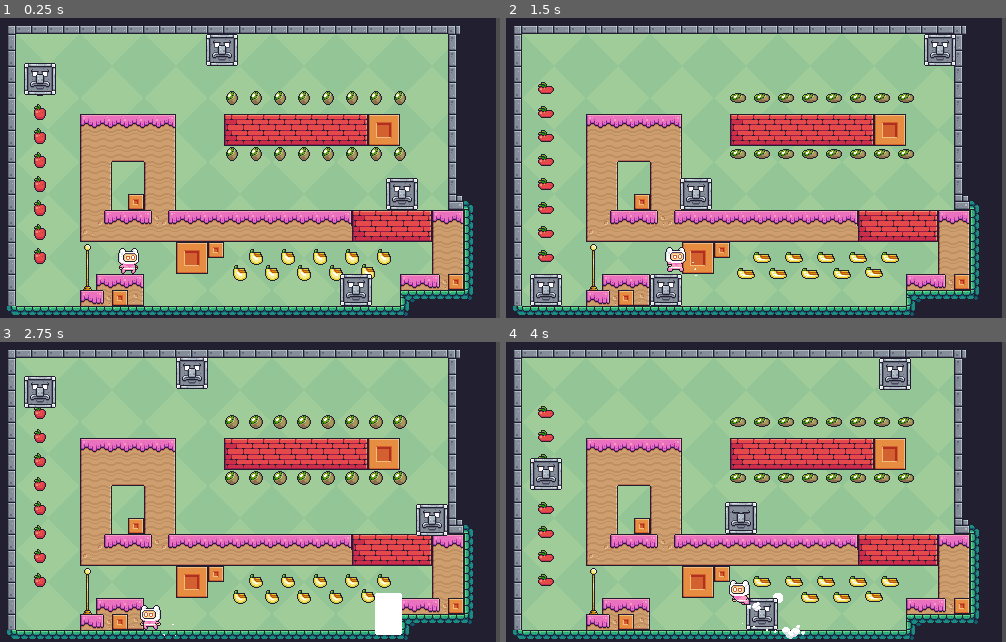
Above: before the commit, frames 1-4 (two rows, left to right).
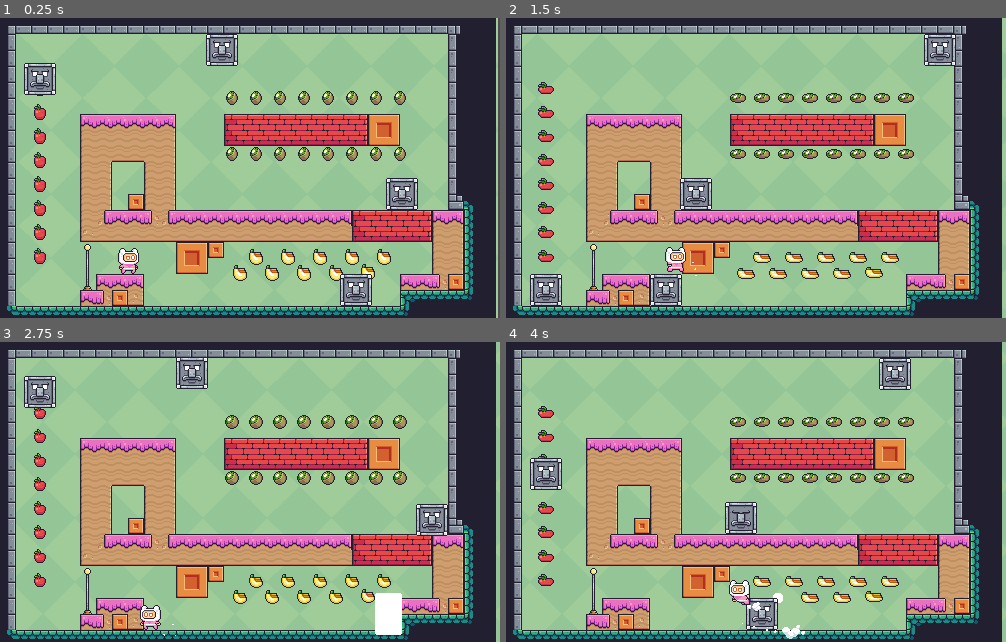
Above: after the commit, the same moments.

Repository: Javi-CD/godot4-platformer2D
Game: Godot game, scene res://src/scenes/levels/level_03/level_03.tscn
The game is run twice, just before and just after one commit, with the same random seed, the same clock (stepped at 60 frames per second) and the same inputs. This scene is started directly instead of the project's main scene.
Inputs:
- Up to frame 1 (0.25 s): no input
- Up to frame 2 (1.5 s): hold D (right) from 0.53 s (still down); tap Space (jump) at 0.77 s
- Up to frame 3 (2.75 s): tap Space (jump) at 1.52 s; release D (right) at 2.03 s; hold A (left) from 2.03 s (still down)
- Up to frame 4 (4 s): release A (left) at 2.78 s; hold D (right) from 2.78 s (still down); tap Space (jump) at 3.02, 3.77 s

The runs differ from the first frame. In frame 1, 0.4% of the frame differs, in the area x 99-100%, y 0-100%; in frame 2, 0.8%; in frame 3, 0.8%; in frame 4, 0.8%.

Commit message:
feat: add parallax to the backgorund of the levels

Diff:
--- a/src/scenes/levels/level_01/level_01.tscn
+++ b/src/scenes/levels/level_01/level_01.tscn
@@ -29,13 +29,17 @@
 3:3/0 = 0
 
 [sub_resource type="TileSet" id="TileSet_3fbob"]
-sources/4 = SubResource("TileSetAtlasSource_5fwnx")
+sources/4 = SubResource("TileSetAtlasSource_27jab")
 
 [node name="Level01" type="Node2D" unique_id=293861832]
 script = ExtResource("1_paj4w")
 next_level_path = "uid://c11rxuw2jfhv5"
 
-[node name="Background" type="TileMapLayer" parent="." unique_id=1218368147]
+[node name="BackgroundParallax" type="Parallax2D" parent="." unique_id=1400559572]
+repeat_size = Vector2(64, 64)
+autoscroll = Vector2(0, 10)
+
+[node name="Background" type="TileMapLayer" parent="BackgroundParallax" unique_id=1218368147]
 z_index = -1
 tile_map_data = PackedByteArray("AAD9//7/BAAAAAAAAAD9////BAAAAAEAAAD9/wAABAAAAAIAAAD9/wEABAAAAAMAAAD+//7/BAABAAAAAAD+// …(14512 unchanged characters)…
 tile_set = SubResource("TileSet_3fbob")
--- a/src/scenes/levels/level_02/level_02.tscn
+++ b/src/scenes/levels/level_02/level_02.tscn
@@ -36,7 +36,11 @@
 script = ExtResource("1_754lc")
 next_level_path = "uid://dk4v1ooh8fpy8"
 
-[node name="Background" type="TileMapLayer" parent="." unique_id=1218368147]
+[node name="BackgroundParallax" type="Parallax2D" parent="." unique_id=569522028]
+repeat_size = Vector2(64, 64)
+autoscroll = Vector2(0, 10)
+
+[node name="Background" type="TileMapLayer" parent="BackgroundParallax" unique_id=1218368147]
 z_index = -1
 tile_map_data = PackedByteArray("AAAAAP//BgAAAAAAAAAAAAAABgAAAAEAAAAAAAEABgAAAAIAAAAAAAIABgAAAAMAAAABAP//BgABAAAAAAABAA …(10160 unchanged characters)…
 tile_set = SubResource("TileSet_3fbob")
--- a/src/scenes/levels/level_03/level_03.tscn
+++ b/src/scenes/levels/level_03/level_03.tscn
@@ -34,7 +34,11 @@
 [node name="Level03" type="Node2D" unique_id=293861832]
 script = ExtResource("1_14g8y")
 
-[node name="Background" type="TileMapLayer" parent="." unique_id=1218368147]
+[node name="BackgroundParallax" type="Parallax2D" parent="." unique_id=1844834380]
+repeat_size = Vector2(64, 64)
+autoscroll = Vector2(10, 0)
+
+[node name="Background" type="TileMapLayer" parent="BackgroundParallax" unique_id=1218368147]
 z_index = -1
 tile_map_data = PackedByteArray("AAD/////AAAAAAAAAAD//wAAAAAAAAEAAAD//wEAAAAAAAIAAAD//wIAAAAAAAMAAAAAAP//AAABAAAAAAAAAA …(10672 unchanged characters)…
 tile_set = SubResource("TileSet_3fbob")
Not shown: 1 places in src/scenes/levels/level_01/level_01.tscn that only renumber resources
